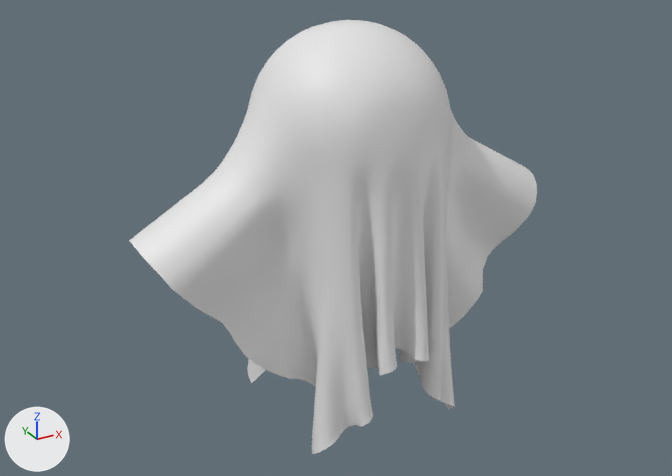
Two versions of the Blender file Stuff/ghost/ghost.blend, one commit apart.
Both versions are drawn from a 50 mm camera at (-4.55, -8.01, 6.22) aimed at (-0.04, 0.2, 2.11). Every picture has the same lights, and +X, +Y and +Z are marked at lower left.

In view in the first picture: 'ghost'.
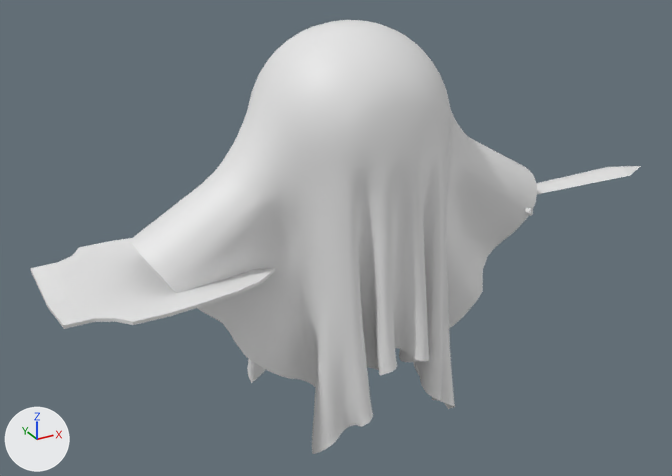
Pixel boxes (x1, y1, x2, y2) of what changed, in the pictures (672 x 476 px):
```json
{"object": "shield", "change": "added", "after": [30, 238, 275, 329]}
{"object": "sword", "change": "added", "after": [525, 166, 641, 216]}
```

The change, as JSON lines over the scene's bpy script:
```json
{"op": "add", "block": "me_cube", "code": ["me_cube = bpy.data.meshes.new('Cube')", "me_cube.from_pydata(...)  # 123 vertices, 138 faces; spans x -0.56..0.56, y -0.42..2.28, z -0.04..0.04"]}
{"op": "add", "block": "me_cube_001", "code": ["me_cube_001 = bpy.data.meshes.new('Cube.001')", "me_cube_001.from_pydata(...)  # 96 vertices, 128 faces; spans x -0.9..0.9, y -1.24..1.18, z -0.12..0.02"]}
{"op": "add", "block": "ob_sword", "code": ["ob_sword = bpy.data.objects.new('sword', me_cube)", "ob_sword.location = (2.02, 0.0, 2.28)", "ob_sword.rotation_euler = (0.0, 0.0, -1.571)  # degrees (0, 0, -90)"]}
{"op": "add", "block": "ob_shield", "code": ["ob_shield = bpy.data.objects.new('shield', me_cube_001)", "ob_shield.location = (-2.02, 0.0, 2.28)", "ob_shield.rotation_euler = (0.0, 0.0, 1.571)  # degrees (0, 0, 90)"]}
```
